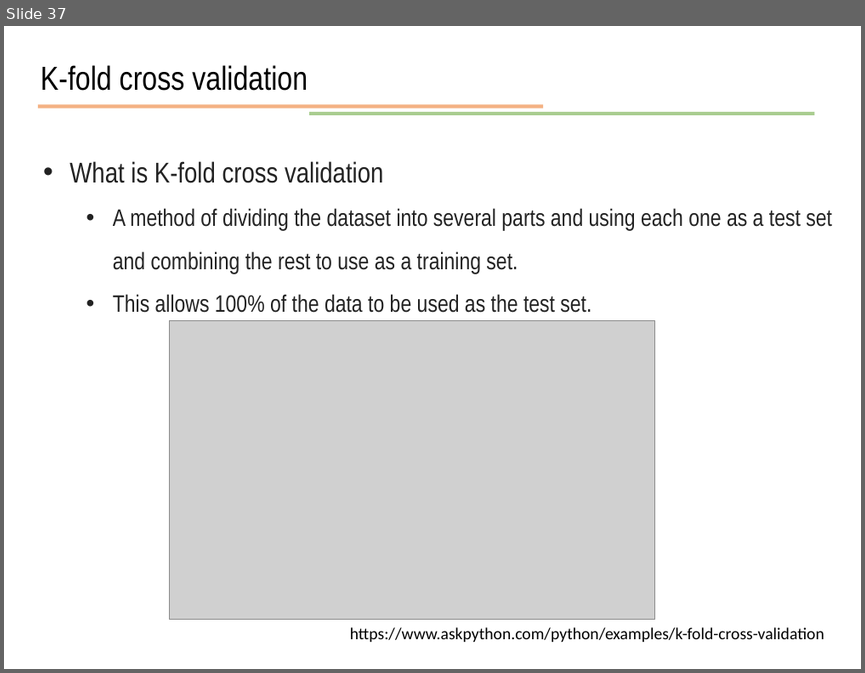
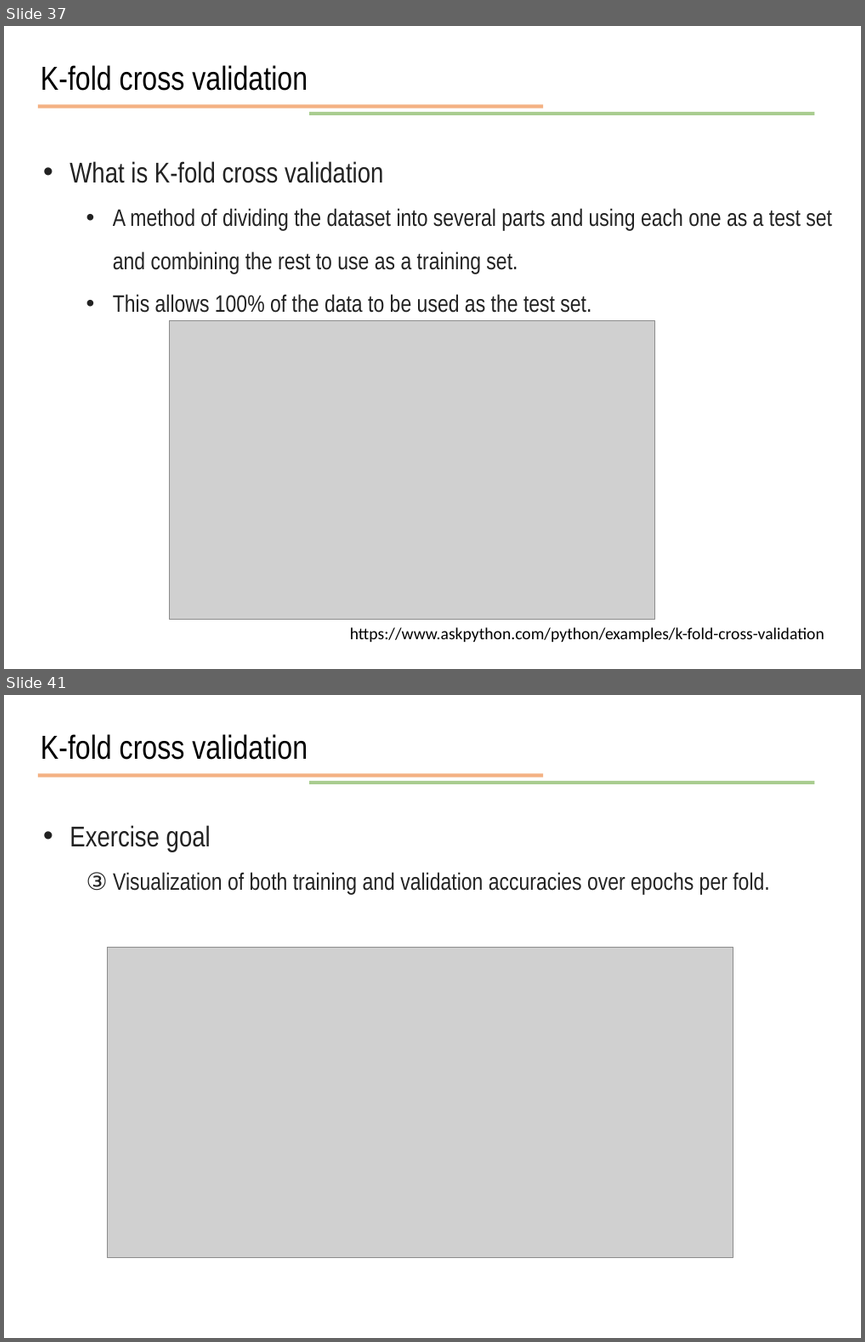
Before and after one commit to JunetaeKim/DeepLearningClass, a slide deck: Week10/week10 Introduction to tensorflow.pptx. Shown one above the other, each under a label of ours: slide 37 before the commit, slides 37 and 41 after it; the slides between them are not shown. The pictures are 865x673 and 865x1342 pixels, drawn with LibreOffice and Linux fonts; fonts in the diff are those of the drawing; grey boxes stand for pictures. Boxes give left, top, right and bottom in pixels: in the first picture for what was removed or moved away, otherwise in the second. Text is boxed around its words. In the diff, an @@ line names an element or a change of style, - is before the commit and + after.

```diff
--- a/Week10/week10 Introduction to tensorflow.pptx
+++ b/Week10/week10 Introduction to tensorflow.pptx
@@ slide 41 added at <box>4,695,861,1338</box>, background #FFFFFF @@
@@ text added at <box>41,734,307,760</box>, 28 pt, text #000000 @@
+K-fold cross validation
@@ line added from (38, 776) to (543, 776), #ED7D31 3 pt @@
@@ line added from (309, 783) to (815, 783), #70AD47 3 pt @@
@@ text added at <box>69,825,769,895</box>, 20 pt, text #222222 @@
+• Exercise goal
+  ③ Visualization of both training and validation accuracies over epochs per fold.
@@ picture added at <box>107,947,732,1257</box> @@
```
Also in this commit, not shown: 1 slide changed, 3 other slides added, 1 slide removed, 2 other files.
